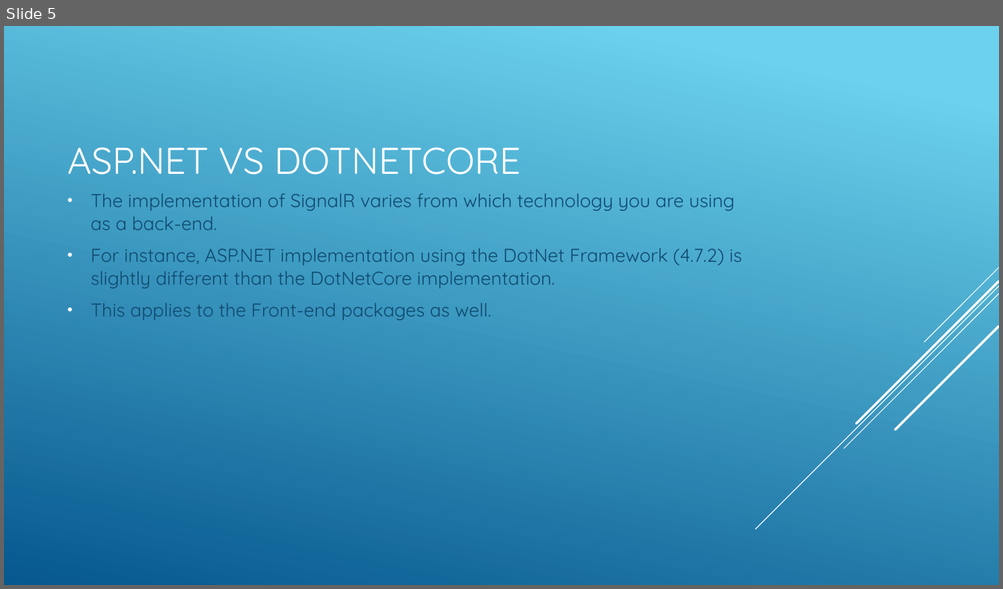
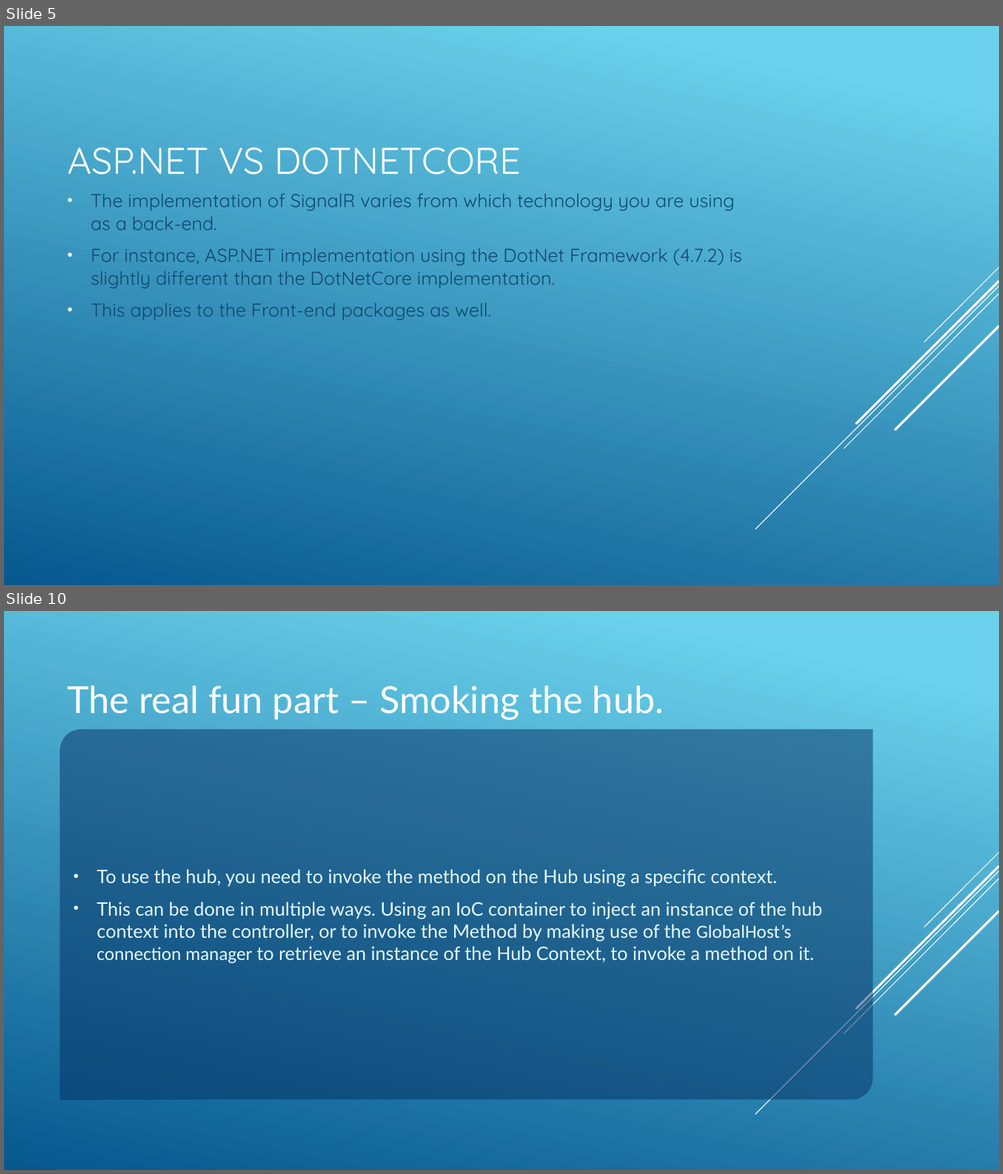
Before and after one commit to JAspeling/SignalR, a slide deck: SignalR.pptx. Shown one above the other, each under a label of ours: slide 5 before the commit, slides 5 and 10 after it; the slides between them are not shown. The pictures are 1003x589 and 1003x1174 pixels, drawn with LibreOffice and Linux fonts; fonts in the diff are those of the drawing. Boxes give left, top, right and bottom in pixels: in the first picture for what was removed or moved away, otherwise in the second. Text is boxed around its words. In the diff, an @@ line names an element or a change of style, - is before the commit and + after.

```diff
--- a/SignalR.pptx
+++ b/SignalR.pptx
@@ slide 10 added at (4, 611, 999, 1170), background gradient #6ED2EB to #06588E; not listed: 5 template elements that a slide beside it also shows @@
@@ title added at (68, 686, 663, 720), 36 pt, text #FFFFFF @@
+The real fun part – Smoking the hub.
@@ text added at (60, 729, 873, 1100), fill #052F61 at 50% opacity, 18 pt, text #E4F8FD @@
+• To use the hub, you need to invoke the method on the Hub using a specific context.
+• This can be done in multiple ways. Using an IoC container to inject an instance of the hub context into the controller, or to invoke the Method by making use of the GlobalHost’s connection manager to retrieve an instance of the Hub Context, to invoke a method on it.
```
Also in this commit, not shown: 2 slides changed, 7 other slides added, 2 slides removed, 7 other files.
